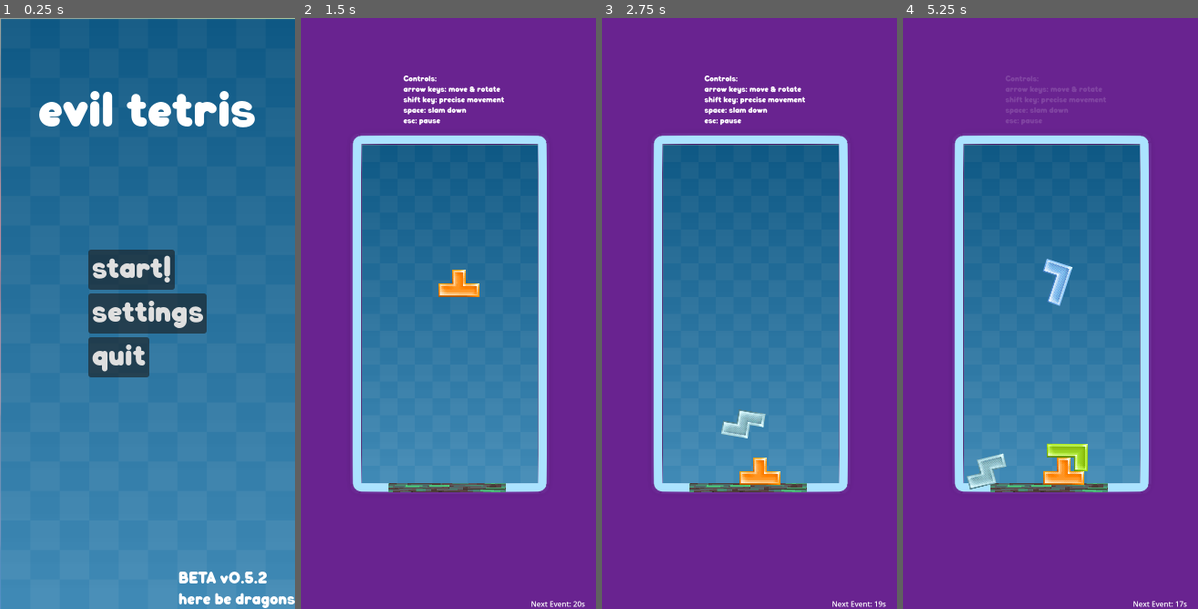
Above: before the commit, frames 1-4 (left to right).
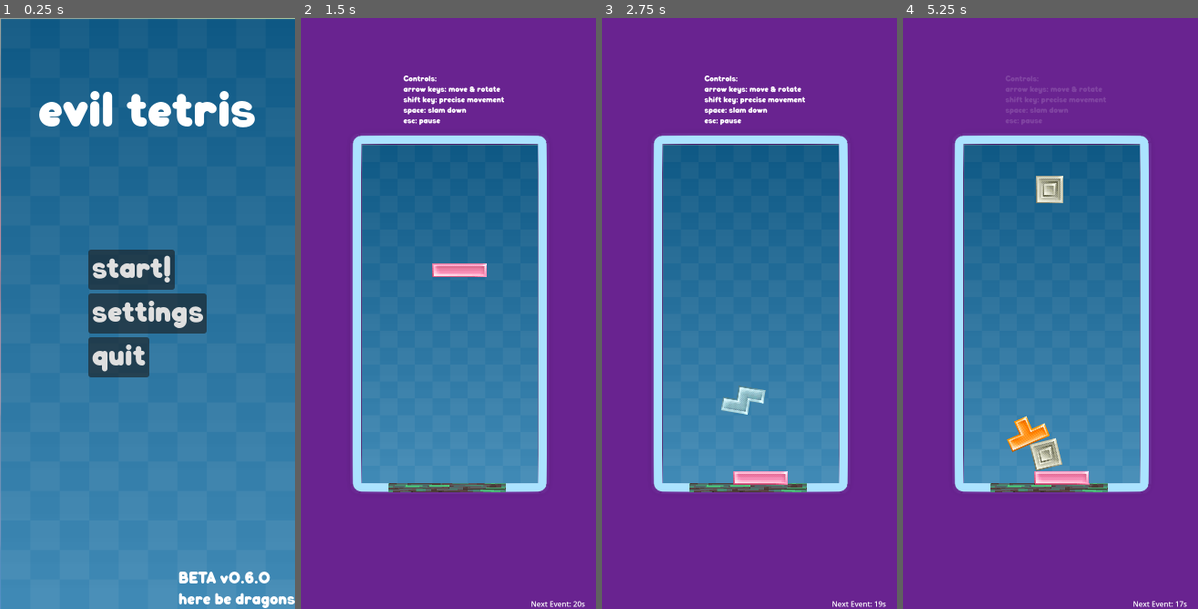
Above: after the commit, the same moments.

Repository: lpuv/evil-tetris
Game: Godot game, scene res://scenes/start_ui.tscn
Two runs of this game, one before a commit and one after it. Both use one fixed random seed, a clock stepped at 60 frames per second and the inputs below.
Inputs:
- Up to frame 1 (0.25 s): no input
- Up to frame 2 (1.5 s): click "start!" at 0.5 s; hold Right (right) from 1.28 s (still down); tap Space (space) at 1.35 s
- Up to frame 3 (2.75 s): release Right (right) at 2.03 s; hold Down (down) from 2.03 s (still down); tap Space (space) at 2.1 s
- Up to frame 4 (5.25 s): release Down (down) at 2.78 s; hold Right (right) 2.78-3.53 s; tap Space (space) every 0.75 s from 2.85 to 5.1 s; hold Up (up) 3.53-4.28 s; hold Left (left) from 4.28 s (still down)

The runs differ from the first frame. In frame 1, less than 0.1% of the frame differs, in the area x 83-92%, y 93-96%; in frame 2, 0.8%; in frame 3, 1.4%; in frame 4, 3.0%, in the area x 21-64%, y 26-80%.

Commit message:
v0.6.0: add initial chaos events

Diff:
--- a/project/blocks/I.tscn
+++ b/project/blocks/I.tscn
@@ -1,18 +1,14 @@
-[gd_scene load_steps=5 format=3 uid="uid://dl7sfrc8jk2ck"]
+[gd_scene load_steps=4 format=3 uid="uid://dl7sfrc8jk2ck"]
 
 [ext_resource type="Texture2D" uid="uid://fncmq8wi5af7" path="res://assets/Tetromino_I1_1.png" id="1_1vmch"]
 [ext_resource type="Script" path="res://scripts/blocklogic.gd" id="1_m1um4"]
 [ext_resource type="Texture2D" uid="uid://b6ykcldt18f1" path="res://assets/Tetromino_I1_2.png" id="2_rt5j4"]
-
-[sub_resource type="PhysicsMaterial" id="PhysicsMaterial_wc6et"]
-friction = 0.5
 
 [node name="I" type="Node2D"]
 
 [node name="RigidBody2D" type="RigidBody2D" parent="." node_paths=PackedStringArray("sprite", "shape")]
 collision_layer = 3
 collision_mask = 3
-physics_material_override = SubResource("PhysicsMaterial_wc6et")
 continuous_cd = 2
 script = ExtResource("1_m1um4")
 sprite = NodePath("Sprite2D")
@@ -26,5 +22,4 @@
 metadata/state = 0
 
 [node name="CollisionPolygon2D" type="CollisionPolygon2D" parent="RigidBody2D"]
-build_mode = 1
 polygon = PackedVector2Array(-15, -60, 15, -60, 15, 60, -15, 60)
--- a/project/project.godot
+++ b/project/project.godot
@@ -70,7 +70,7 @@
 [physics]
 
 common/physics_ticks_per_second=120
-common/max_physics_steps_per_frame=16
+common/max_physics_steps_per_frame=32
 
 [rendering]
 
--- a/project/scenes/main.tscn
+++ b/project/scenes/main.tscn
@@ -159,8 +159,8 @@
 texture = ExtResource("1_yxuok")
 
 [node name="floor" type="StaticBody2D" parent="."]
-collision_layer = 3
-collision_mask = 3
+collision_layer = 7
+collision_mask = 7
 
 [node name="CollisionShape2D" type="CollisionShape2D" parent="floor"]
 position = Vector2(-3, 384.1)
@@ -187,6 +187,8 @@
 shape = SubResource("RectangleShape2D_jyhfs")
 
 [node name="ceiling" type="Area2D" parent="."]
+collision_layer = 5
+collision_mask = 5
 script = ExtResource("5_tbgi4")
 
 [node name="CollisionShape2D" type="CollisionShape2D" parent="ceiling"]
@@ -194,8 +196,8 @@
 shape = SubResource("RectangleShape2D_tbgi4")
 
 [node name="deathplane" type="Area2D" parent="."]
-collision_layer = 3
-collision_mask = 3
+collision_layer = 7
+collision_mask = 7
 script = ExtResource("6_tefeu")
 
 [node name="CollisionShape2D" type="CollisionShape2D" parent="deathplane"]
--- a/project/scenes/start_ui.tscn
+++ b/project/scenes/start_ui.tscn
@@ -82,7 +82,7 @@
 grow_horizontal = 0
 grow_vertical = 0
 theme_override_fonts/font = ExtResource("2_yxax6")
-text = "BETA v0.5.2
+text = "BETA v0.6.0
 here be dragons"
 
 [connection signal="pressed" from="MarginContainer/VBoxContainer/Start" to="." method="_on_start_pressed"]
--- a/project/scripts/blocklogic.gd
+++ b/project/scripts/blocklogic.gd
@@ -14,11 +14,11 @@
 	shape.polygon = shapes[state]
 	sprite.set_meta("state", state)
 
+
 # Called when the node enters the scene tree for the first time.
 func _ready() -> void:
 	# randomize starting state
 	var state = randi_range(0, (len(textures) - 1))
-	print("state: " + str(state))
 	set_state(state)
 	self.body_entered.connect(_on_body_enter)
 
@@ -57,12 +57,15 @@
 		process_inputs()
 
 
+
 func _on_body_enter(node):
 	if node.name == "ceiling":
 		visible = true
 	elif node.name != "walls" and node.name != "deathplane" and is_controllable:
 		#transform.origin = Shared.position_snapped(transform.origin)
 		is_controllable = false
-		collision_layer = 2
-		collision_mask = 2
+		set_collision_layer_value(2, true)
+		set_collision_layer_value(1, false)
+		set_collision_mask_value(2, true)
+		set_collision_mask_value(1, false)
 		gravity_scale = 1
--- a/project/scripts/ceiling.gd
+++ b/project/scripts/ceiling.gd
@@ -5,4 +5,3 @@
 		body.visible = true
 		body.gravity_scale = 0.0000001
 		body.inertia = 0
-		print(body.gravity_scale)
--- a/project/scripts/main.gd
+++ b/project/scripts/main.gd
@@ -11,12 +11,26 @@
 var did_win = false
 
 
+var is_not_colliding = false
+var bouncyMaterial = PhysicsMaterial.new()
+
+
+func get_visible_children_count() -> int:
+	var visible_count = 0
+	for child in get_children():
+		if child is not Node2D:
+			continue
+		if child.visible:
+			visible_count += 1
+	return visible_count
+
+
 func prepare_restart():
 	current_piece.queue_free()
 
 func spawn_piece():
 
-	var piece = pieces[randi() % pieces.size()].instantiate()
+	var piece = pieces[rng.randi() % pieces.size()].instantiate()
 	add_child(piece)
 	var body = piece.get_node("RigidBody2D")
 	body.is_controllable = true
@@ -25,8 +39,23 @@
 	body.gravity_scale = 1
 	body.contact_monitor = true
 	body.max_contacts_reported = 5
-	piece.set_meta("to_delete", false)
+	body.set_meta("to_delete", false)
+
+
+	# chaos
+	if is_not_colliding:
+		print("disabling collision")
+		body.set_collision_layer_value(1, false)
+		body.set_collision_layer_value(2, false)
+		body.set_collision_mask_value(1, false)
+		body.set_collision_mask_value(2, false)
+		body.set_collision_layer_value(3, true)
+		body.set_collision_mask_value(3, true)
+		is_not_colliding = false
+
+
 	current_piece = piece
+
 
 func _ready():
 
@@ -51,16 +80,20 @@
 	$TwentySecTimer.start()
 	$OneSecTimer.start()
 
+	bouncyMaterial.bounce = 1
+
 func _process(_delta: float) -> void:
 	#print(str(current_piece.name))
-	if current_piece.get_meta("to_delete"):
+	if current_piece.get_node("RigidBody2D").get_meta("to_delete") == true:
 		current_piece.queue_free()
 	elif current_piece.get_node("RigidBody2D").is_controllable or did_win:
 		return
 	print("time to spawn")
 	spawn_piece()
 
-	if len(get_children()) > 50:
+	print(get_visible_children_count())
+
+	if get_visible_children_count() > 300:
 		win()
 
 
@@ -69,7 +102,19 @@
 	did_win = true
 
 func chaos():
-	pass
+	var chaos_events = Shared.CHAOS_EVENTS
+	chaos_events.shuffle()
+	var event = chaos_events[rng.randi() % chaos_events.size()]
+	print("starting event " + event)
+
+
+	if event == "nocollision":
+		is_not_colliding = true
+	elif event == "upwardforce":
+		current_piece.get_node("RigidBody2D").apply_force(Vector2(0, -1000))
+		current_piece.get_node("RigidBody2D").is_controllable = false
+	elif event == "bouncy":
+		current_piece.get_node("RigidBody2D").physics_material_override = bouncyMaterial
 
 
 func _on_twenty_sec_timer_timeout() -> void:
@@ -78,6 +123,7 @@
 	$event_label.set_meta("time_left", 20)
 	$TwentySecTimer.start()
 
+
 func _on_one_sec_timer_timeout() -> void:
 	$event_label.text = "Next Event: " + str($event_label.get_meta("time_left")) + "s"
 	$event_label.set_meta("time_left", $event_label.get_meta("time_left") - 1)
--- a/project/scripts/shared.gd
+++ b/project/scripts/shared.gd
@@ -6,11 +6,10 @@
 	return (pos / CELL_SIZE).floor() * CELL_SIZE
 
 
-var CHAOS_EVENTS = {
-	0: "nocollision",
-	1: "upwardforce",
-	2: "bouncy",
-	3: "rickroll",
-	4: "table",
-	5: ""
-}
+var CHAOS_EVENTS = [
+	"nocollision",
+	"upwardforce",
+	"bouncy",
+	#"rickroll",
+	#"table"
+]
